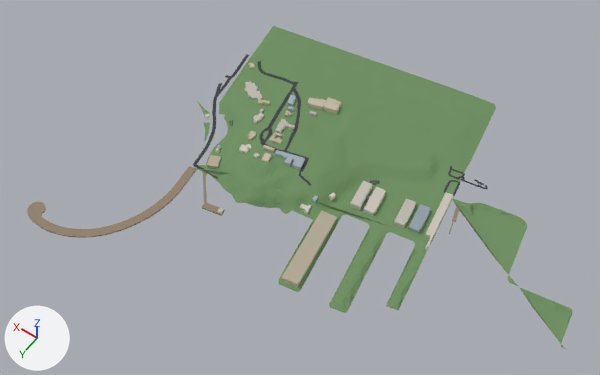
One commit to the glTF model public/tiles/tile_10_8.glb: the scene before it, then after it.
Rendered twice from a camera (50 mm lens) standing at (700.0, 2780.0, 1353.0) and looking at (1304.0, 1934.0, 25.0). Arrows for +X, +Y and +Z are at lower left; the lights stay in place. The older version comes first. Where no turn or scale is listed for an object, it has been applied to the vertices. Vertices at exactly the same position are counted once.

The older version as bpy lines, for what is in view:
```python
me_bld_10_8_001 = bpy.data.meshes.new('bld_10_8.001')
me_bld_10_8_001.from_pydata(...)  # 686 vertices, 961 faces; spans x -1.0..1.0, y -0.72..0.72, z -0.08..0.08
me_bld_10_8_001.materials.append(mat_cityvc)
me_grn_10_8_001 = bpy.data.meshes.new('grn_10_8.001')
me_grn_10_8_001.from_pydata(...)  # 5773 vertices, 11046 faces; spans x -509.0..509.0, y -408.0..408.0, z -23.0..23.0
me_grn_10_8_001.materials.append(mat_cityvc)
me_road_10_8_001 = bpy.data.meshes.new('road_10_8.001')
me_road_10_8_001.from_pydata(...)  # 500 vertices, 448 faces; spans x -319.0..319.0, y -161.0..161.0, z -16.0..16.0
me_road_10_8_001.materials.append(mat_cityvc)
ob_bld_10_8 = bpy.data.objects.new('bld_10_8', me_bld_10_8_001)
ob_bld_10_8.location = (1314.0, 1908.0, 17.0)
ob_bld_10_8.scale = (292.0, 292.0, 292.0)
ob_grn_10_8 = bpy.data.objects.new('grn_10_8', me_grn_10_8_001)
ob_grn_10_8.location = (1223.0, 1893.0, 13.0)
ob_road_10_8 = bpy.data.objects.new('road_10_8', me_road_10_8_001)
ob_road_10_8.location = (1317.0, 1844.0, 19.0)
```
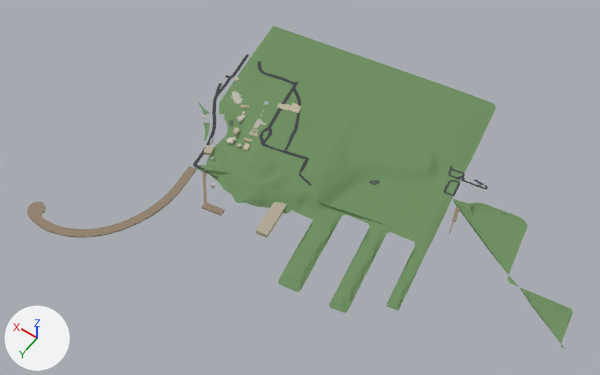
Where the change shows, as pixel boxes [x1, y1, x2, y2] in the pictures (600 x 375 px):
'bld_10_8', reshaped, moved, rescaled
    before: [205, 63, 453, 287]
    after: [202, 77, 302, 238]
part 1 of me_bld_10_8_001, deleted
    before: [275, 150, 305, 169]
part 2 of me_bld_10_8_001, deleted
    before: [394, 199, 416, 228]
part 3 of me_bld_10_8_001, deleted
    before: [408, 204, 431, 233]
part 4 of me_bld_10_8_001, deleted
    before: [425, 192, 453, 251]
part 5 of me_bld_10_8_001, cut back
    before: [350, 181, 386, 216]

The change in detail:
me_bld_10_8_001 is used by ob_bld_10_8; location (1314.0, 1908.0, 17.0); scale (292.0, 292.0, 292.0).
me_bld_10_8_001 had 686 vertices, 961 faces and spanned x -1.0..1.0, y -0.72..0.72, z -0.08..0.08.
me_bld_10_8_001 now has 574 vertices, 805 faces and spans x -0.47..1.0, y -0.72..0.72, z -0.08..0.08.
me_bld_10_8_001 part 1: the loose piece of 28 vertices spanning x 0.05..0.28, y -0.12..0.0, z 0.04..0.07 is deleted.
me_bld_10_8_001 part 2: the loose piece of 22 vertices spanning x -0.78..-0.67, y -0.3..-0.07, z -0.04..-0.01 is deleted.
me_bld_10_8_001 part 3: the loose piece of 20 vertices spanning x -0.89..-0.78, y -0.31..-0.08, z -0.04..0.0 is deleted.
me_bld_10_8_001 part 4: the loose piece of 12 vertices spanning x -1.0..-0.87, y -0.51..-0.01, z -0.06..-0.02 is deleted.
Part 5, on me_bld_10_8_001:
30 vertices are removed from x -0.56..-0.35, y -0.26..-0.01, z -0.04..0.01.
48 faces are deleted.
7 new faces join them.
Object 'bld_10_8' (ob_bld_10_8) moves from (1314.0, 1908.0, 17.0) to (1392.0, 1908.0, 17.0).
Object 'bld_10_8' (ob_bld_10_8) is rescaled from (292.0, 292.0, 292.0) to (214.0, 214.0, 214.0).
